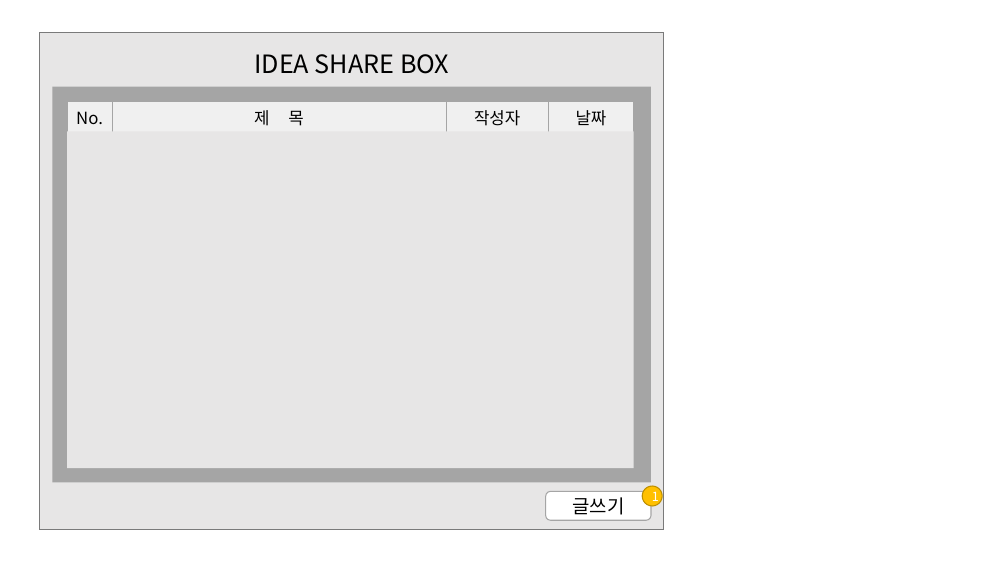
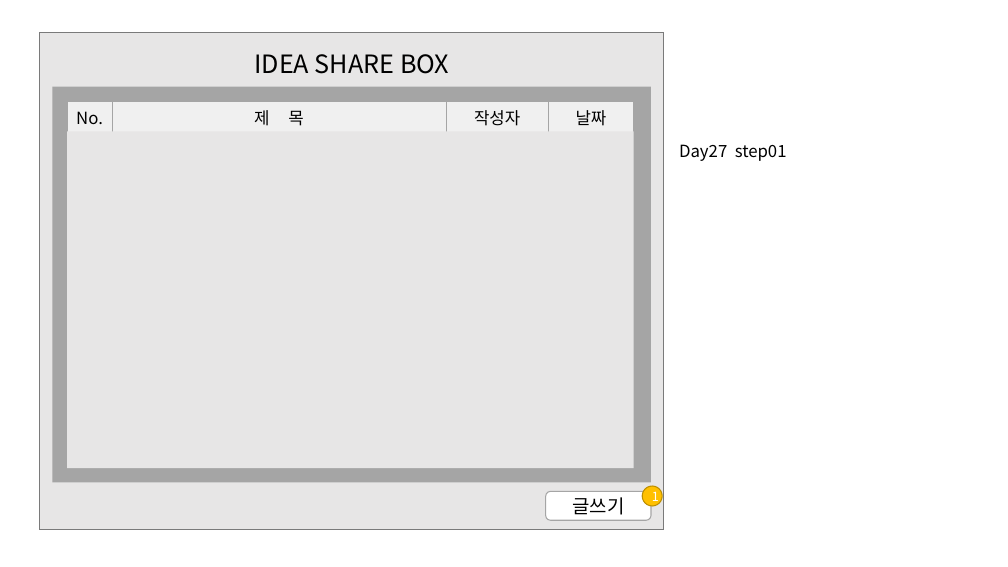
Before and after one commit to jwsimhj97/Fullstack, a slide deck: slide 2 of 소켓통신_심현정.pptx. Drawn at 1008x567 pixels with LibreOffice and Linux fonts; fonts in the diff are those of the drawing. Boxes give left, top, right and bottom in pixels: in the first picture for what was removed or moved away, otherwise in the second. Text is boxed around its words. In the diff, an @@ line names an element or a change of style, - is before the commit and + after.

```diff
--- a/소켓통신_심현정.pptx
+++ b/소켓통신_심현정.pptx
@@ text added at (679, 144, 787, 161), 16 pt, text #000000 @@
+Day27 step01
```
Also in this commit, not shown: 2 other slides changed, 12 other files.
